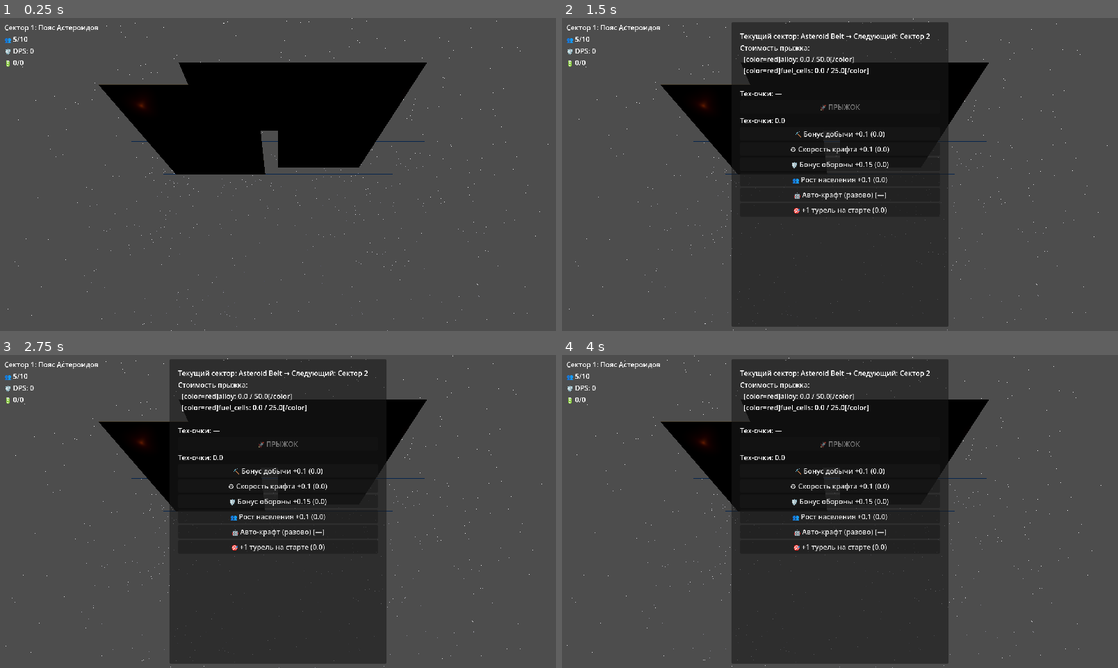
Above: before the commit, frames 1-4 (two rows, left to right).
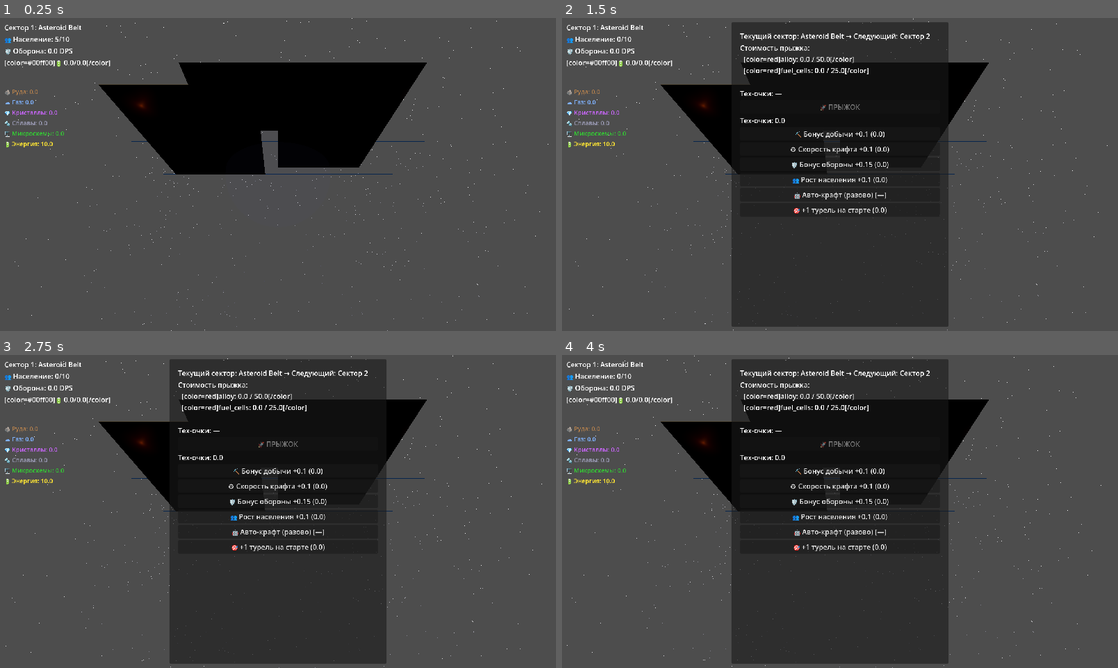
Above: after the commit, the same moments.

Repository: foginson097-spec/void-fortress
Game: Godot game, scene res://scenes/main.tscn
Two runs of this game, one before a commit and one after it. Both use one fixed random seed, a clock stepped at 60 frames per second and the inputs below.
Inputs (mouse positions are in pixels of both pictures, inside the frame that each line leads up to):
- Up to frame 1 (0.25 s): no input
- Up to frame 2 (1.5 s): tap Enter at 0.5 s; move the mouse to (962, 158) at 0.52 s; tap P at 0.6 s; click (962, 158) at 0.67 s; click "🎯 +1 турель на старте (0.0)" at 1.25 s
- Up to frame 3 (2.75 s): click "🎯 +1 турель на старте (0.0)" at 2 s
- Up to frame 4 (4 s): click "⛏️ Бонус добычи +0.1 (0.0)" at 2.75 s; click "⚙️ Скорость крафта +0.1 (0.0)" at 3.5 s

The runs differ from the first frame. In frame 1, 0.7% of the frame differs, in the area x 0-48%, y 2-46%; in frame 2, 0.7%, in the area x 0-20%, y 2-42%; in frame 3, 0.7%; in frame 4, 0.7%.
Error before the commit: Parse Error: Too few arguments for "_animate_flare()" call. Expected at least 2 but received 1. (res://scripts/systems_3d/drone_animator.gd:29)

Commit message:
Fix: _animate_flare() param mismatch — removed unused _delta to match call site

Diff:
--- a/scripts/systems_3d/drone_animator.gd
+++ b/scripts/systems_3d/drone_animator.gd
@@ -49,7 +49,7 @@
 	light.light_energy = 0.4 + sin(_time * 3.0 + light.position.x * 0.1) * 0.3
 
 
-func _animate_flare(light: OmniLight3D, _delta: float) -> void:
+func _animate_flare(light: OmniLight3D) -> void:
 	var phase: float = light.get_meta("phase", 0.0)
 	# Вспышка раз в 2-5 секунд
 	var cycle: float = sin(_time * 1.5 + phase)
